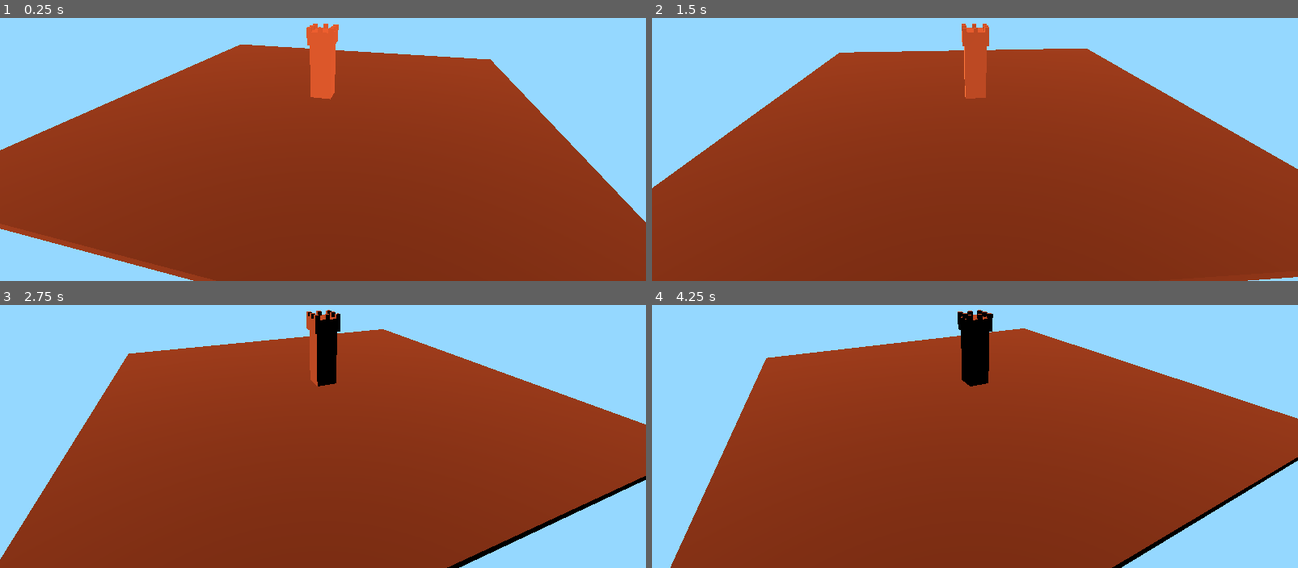
Above: before the commit, frames 1-4 (two rows, left to right).
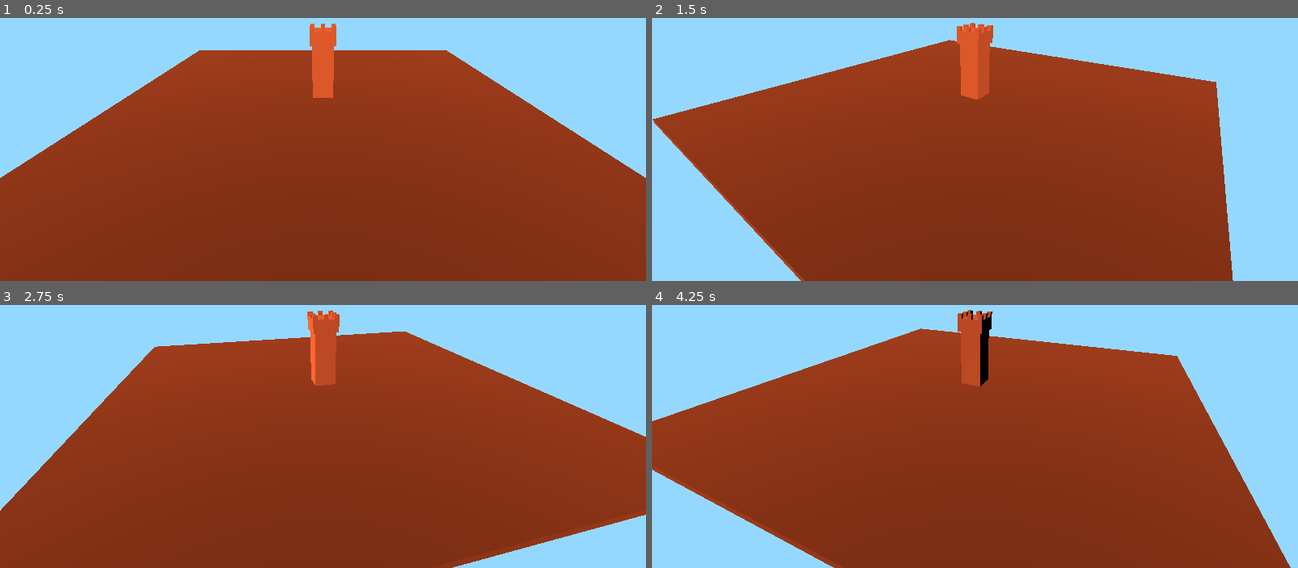
Above: after the commit, the same moments.

Repository: mjviljan/godot4-3d-camera-movement-template
Game: Godot game, scene res://World.tscn
Two runs of this game, one before a commit and one after it. Both use one fixed random seed, a clock stepped at 60 frames per second and the inputs below.
Inputs:
- Up to frame 1 (0.25 s): no input
- Up to frame 2 (1.5 s): hold E (ui_camera_rotate_ccw, bound only after the commit) 0.53-1.28 s; tap Q (ui_camera_rotate_cw, bound only after the commit) at 0.8, 1.35 s
- Up to frame 3 (2.75 s): tap E (ui_camera_rotate_ccw, bound only after the commit) at 1.55 s; hold E (ui_camera_rotate_ccw, bound only after the commit) from 2.03 s (still down); tap Q (ui_camera_rotate_cw, bound only after the commit) at 2.3 s
- Up to frame 4 (4.25 s): release E (ui_camera_rotate_ccw, bound only after the commit) at 2.78 s; tap Q (ui_camera_rotate_cw, bound only after the commit) at 2.85, 3.8 s; tap E (ui_camera_rotate_ccw, bound only after the commit) at 3.05 s; hold E (ui_camera_rotate_ccw, bound only after the commit) from 3.53 s (still down)

The runs differ from the first frame. In frame 1, 7.0% of the frame differs, in the area x 0-100%, y 2-100%; in frame 2, 18%; in frame 3, 6.2%; in frame 4, 18%, in the area x 0-100%, y 1-100%.

Commit message:
Add rotation of the camera

Diff:
--- a/camera.gd
+++ b/camera.gd
@@ -3,5 +3,9 @@
 @export var target : Node3D;
 
 func _process(delta):
-	position = position.rotated(Vector3.UP, delta)
+	if Input.is_action_pressed("ui_camera_rotate_cw"):
+		position = position.rotated(Vector3.UP, -delta);
+	if Input.is_action_pressed("ui_camera_rotate_ccw"):
+		position = position.rotated(Vector3.UP, delta);
+
 	look_at(target.position)
--- a/project.godot
+++ b/project.godot
@@ -15,3 +15,16 @@
 run/main_scene="res://World.tscn"
 config/features=PackedStringArray("4.3", "Forward Plus")
 config/icon="res://icon.svg"
+
+[input]
+
+ui_camera_rotate_cw={
+"deadzone": 0.5,
+"events": [Object(InputEventKey,"resource_local_to_scene":false,"resource_name":"","device":-1,"window_id":0,"alt_pressed":false,"shift_pressed":false,"ctrl_pressed":false,"meta_pressed":false,"pressed":false,"keycode":0,"physical_keycode":81,"key_label":0,"unicode":113,"location":0,"echo":false,"script":null)
+]
+}
+ui_camera_rotate_ccw={
+"deadzone": 0.5,
+"events": [Object(InputEventKey,"resource_local_to_scene":false,"resource_name":"","device":-1,"window_id":0,"alt_pressed":false,"shift_pressed":false,"ctrl_pressed":false,"meta_pressed":false,"pressed":false,"keycode":0,"physical_keycode":69,"key_label":0,"unicode":101,"location":0,"echo":false,"script":null)
+]
+}
